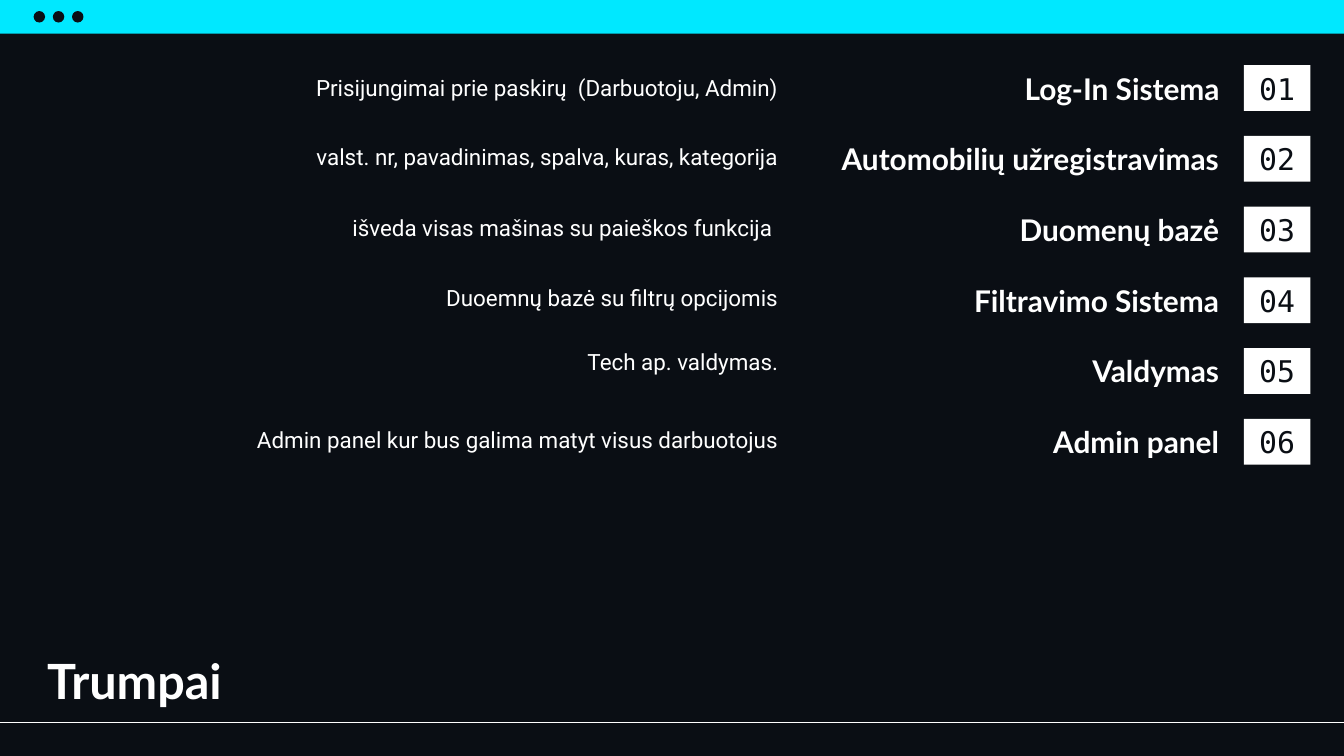
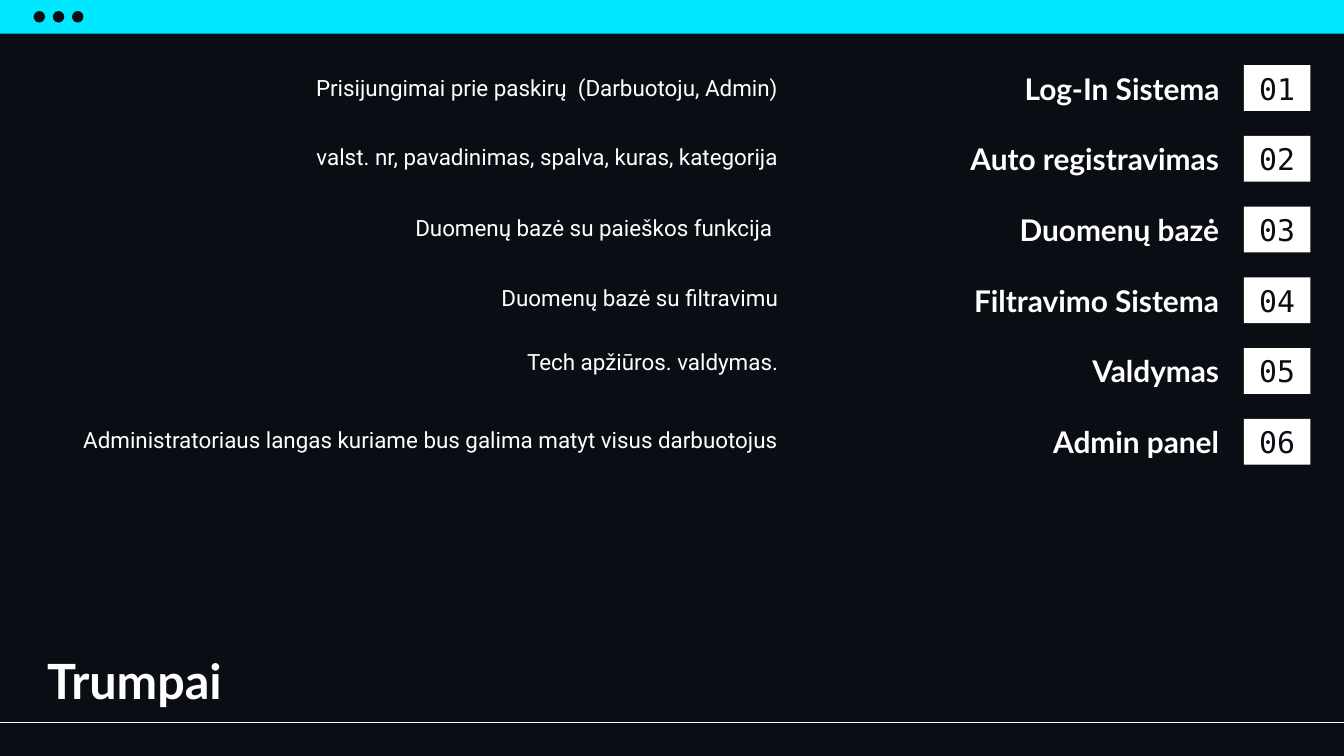
Before and after one commit to Rencikas/techas_2025, a slide deck: slide 2 of IT_Projektas.pptx. Drawn at 1344x756 pixels with LibreOffice and Linux fonts; fonts in the diff are those of the drawing. Boxes give left, top, right and bottom in pixels: in the first picture for what was removed or moved away, otherwise in the second. Text is boxed around its words. In the diff, an @@ line names an element or a change of style, - is before the commit and + after.

```diff
--- a/IT_Projektas.pptx
+++ b/IT_Projektas.pptx
@@ subtitle at [970,148,1219,176]: text changed @@
-Automobilių užregistravimas
+Auto registravimas
@@ subtitle at [415,219,772,241]: text changed @@
-išveda visas mašinas su paieškos funkcija
+Duomenų bazė su paieškos funkcija
@@ subtitle at [501,289,778,311]: text changed @@
-Duoemnų bazė su filtrų opcijomis
+Duomenų bazė su filtravimu
@@ subtitle at [527,353,778,375]: text changed @@
-Tech ap. valdymas.
+Tech apžiūros. valdymas.
@@ subtitle at [83,431,777,453]: text changed @@
-Admin panel kur bus galima matyt visus darbuotojus
+Administratoriaus langas kuriame bus galima matyt visus darbuotojus
```
Also in this commit, not shown: 5 other slides changed, 1 slide added, 1 other file.
